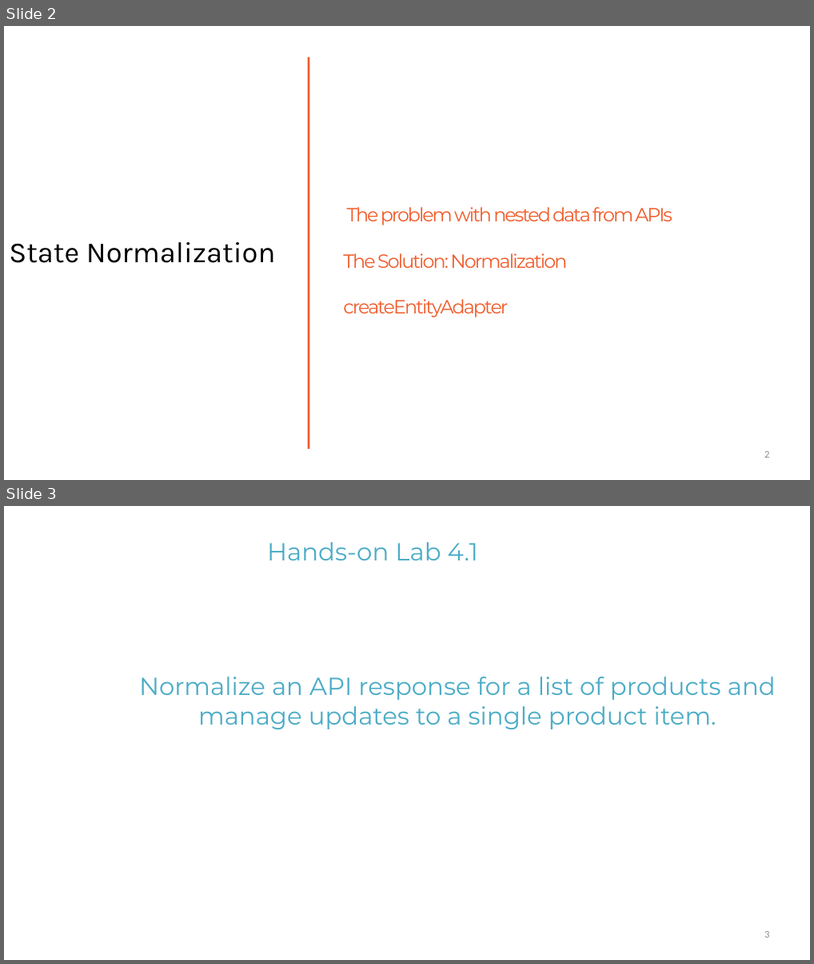
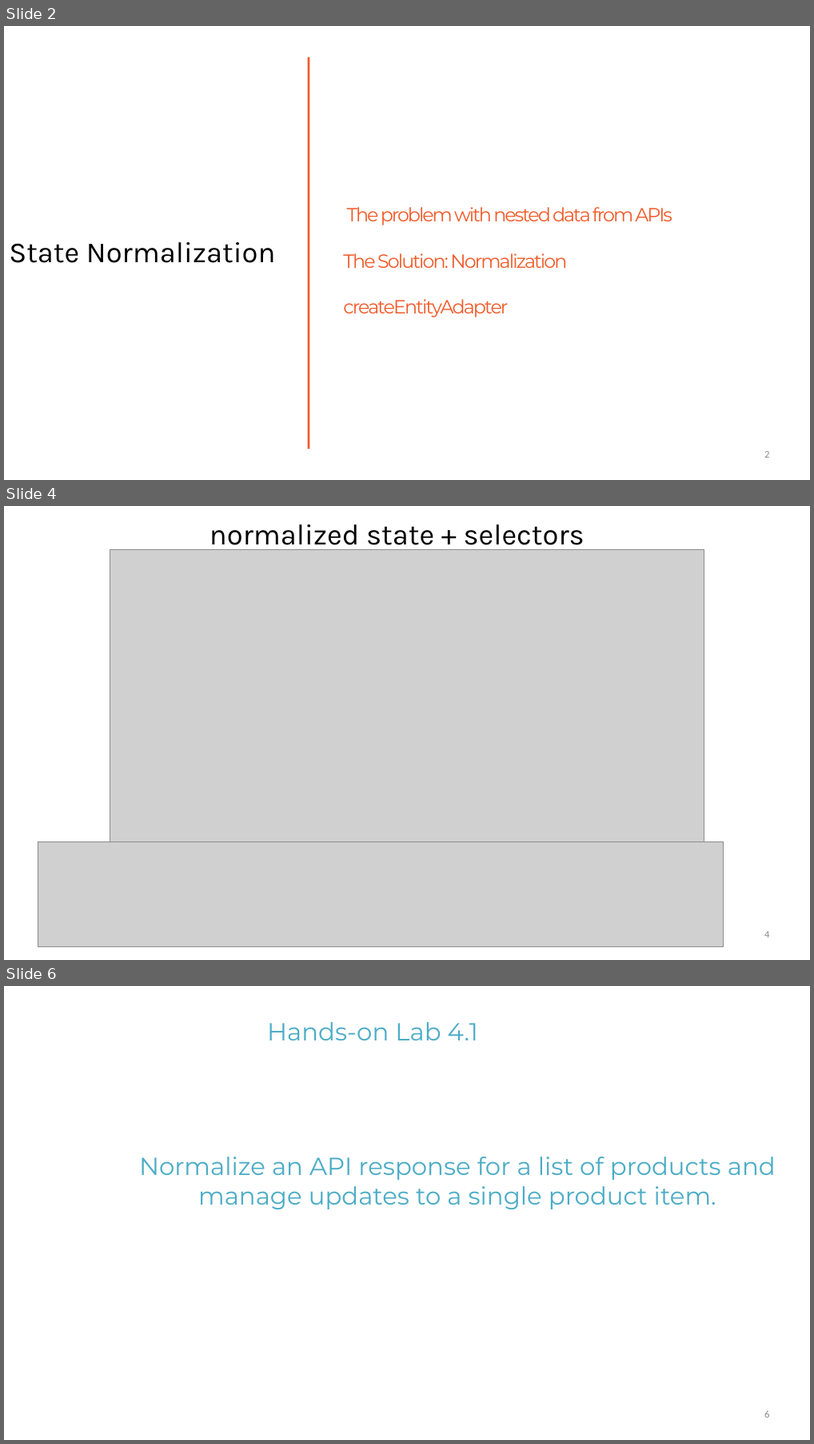
Before and after one commit to StevenJoseph19/GS-Training, a slide deck: Training Materials/16. React with Redux/Slides/6. Advanced Concepts & Best Practices/advanced-concepts-&-best-practices-slides.pptx. Shown one above the other, each under a label of ours: slides 2 and 3 before the commit, slides 2, 4 and 6 after it; the slides between them are not shown. The pictures are 814x964 and 814x1444 pixels, drawn with LibreOffice and Linux fonts; fonts in the diff are those of the drawing; grey boxes stand for pictures. Boxes give left, top, right and bottom in pixels: in the first picture for what was removed or moved away, otherwise in the second. Text is boxed around its words. In the diff, an @@ line names an element or a change of style, - is before the commit and + after.

```diff
--- a/Training Materials/16. React with Redux/Slides/6. Advanced Concepts & Best Practices/advanced-concepts-&-best-practices-slides.pptx
+++ b/Training Materials/16. React with Redux/Slides/6. Advanced Concepts & Best Practices/advanced-concepts-&-best-practices-slides.pptx
@@ slide 4 added at box(4, 506, 810, 960), background #FFFFFF @@
@@ text added at box(210, 524, 585, 552), 52 pt, text #000000 @@
+normalized state + selectors
@@ picture added at box(110, 549, 704, 946) @@
@@ picture added at box(38, 841, 723, 946) @@
@@ page number added at box(765, 931, 770, 937), 18 pt, text #8C8C8C @@
+4
@@ what was slide 3 is now slide 6 @@
@@ page number at box(765, 1410, 770, 1417): text changed @@
-3
+6
```
Also in this commit, not shown: 2 other slides added, 7 other files.
